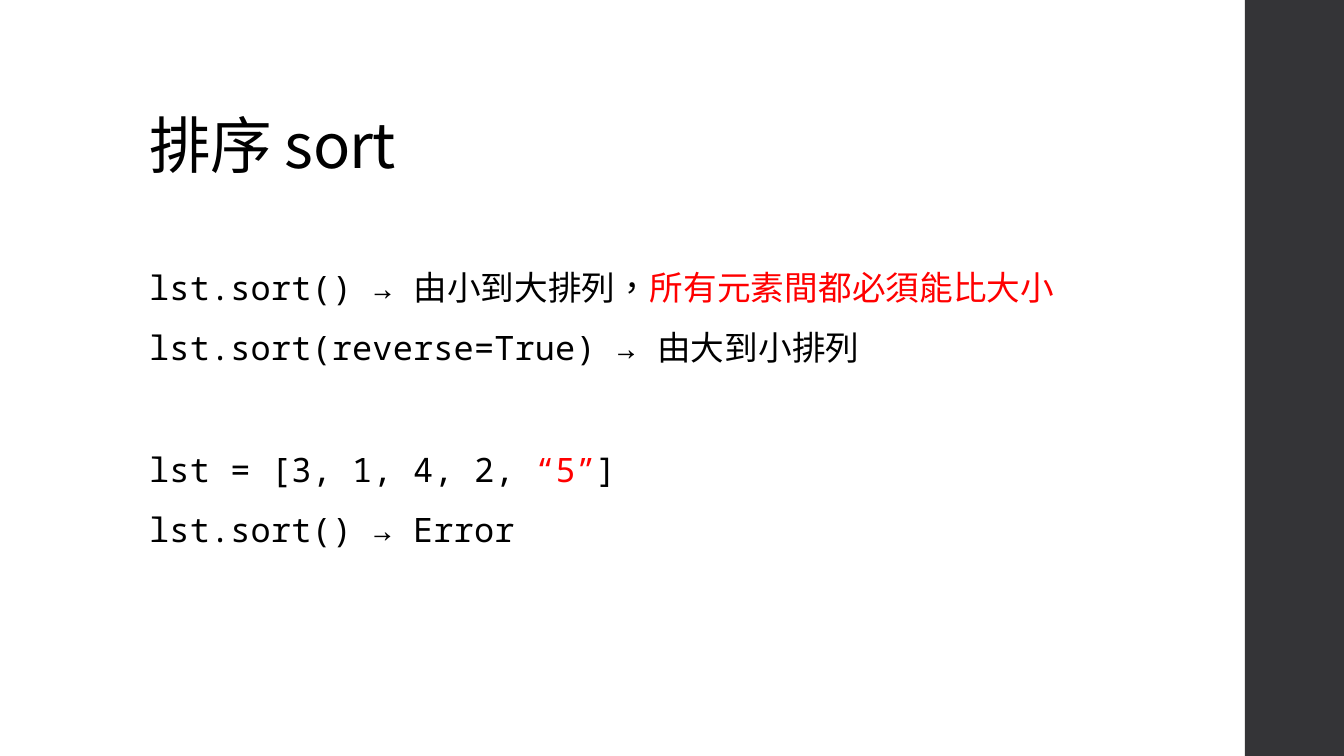
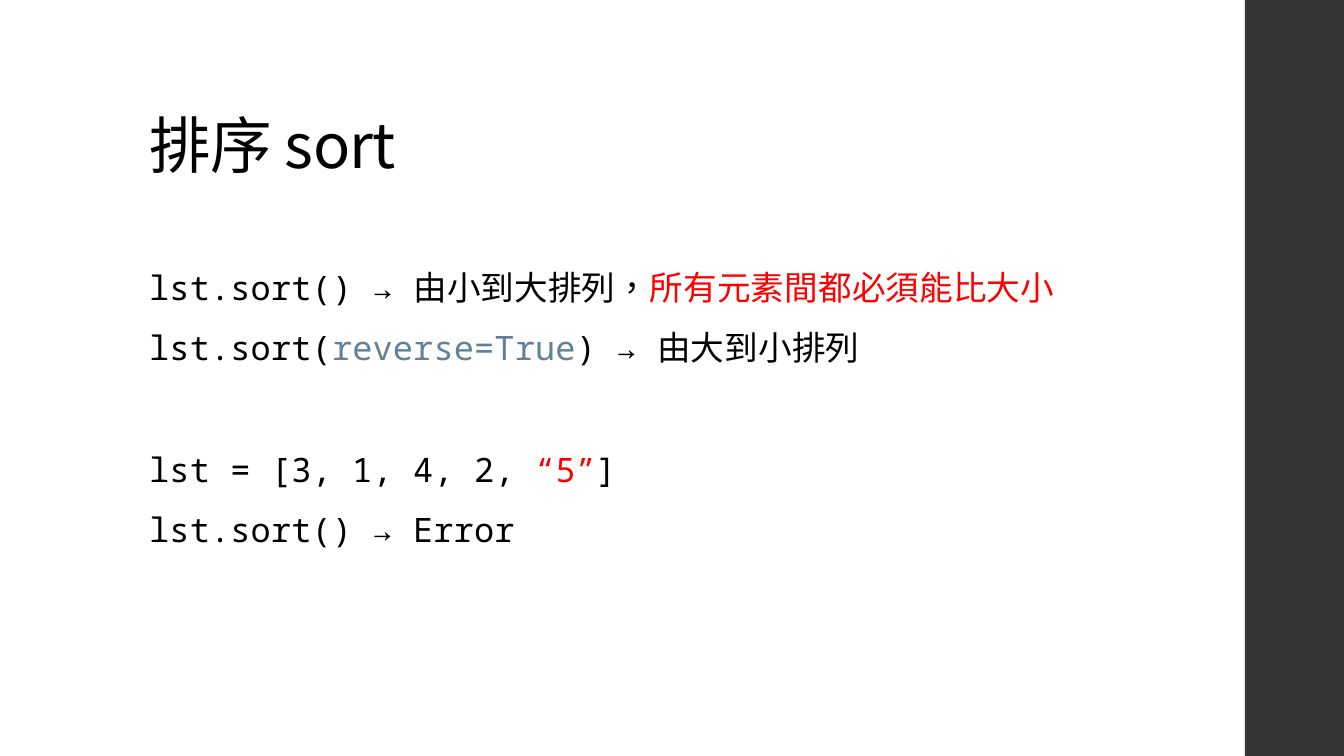
Before and after one commit to an920107/ServiceLearning, a slide deck: slide 33 of Class 4.pptx. Drawn at 1344x756 pixels with LibreOffice and Linux fonts; fonts in the diff are those of the drawing. Boxes give left, top, right and bottom in pixels: in the first picture for what was removed or moved away, otherwise in the second. Text is boxed around its words. In the diff, an @@ line names an element or a change of style, - is before the commit and + after.

```diff
--- a/Class 4.pptx
+++ b/Class 4.pptx
@@ text at box(149, 331, 859, 366): text colour #000000 to #618197 in "lst.sort(reverse=True)" @@
```
Also in this commit, not shown: 2 other slides changed, 12 slides added, 1 other file.
